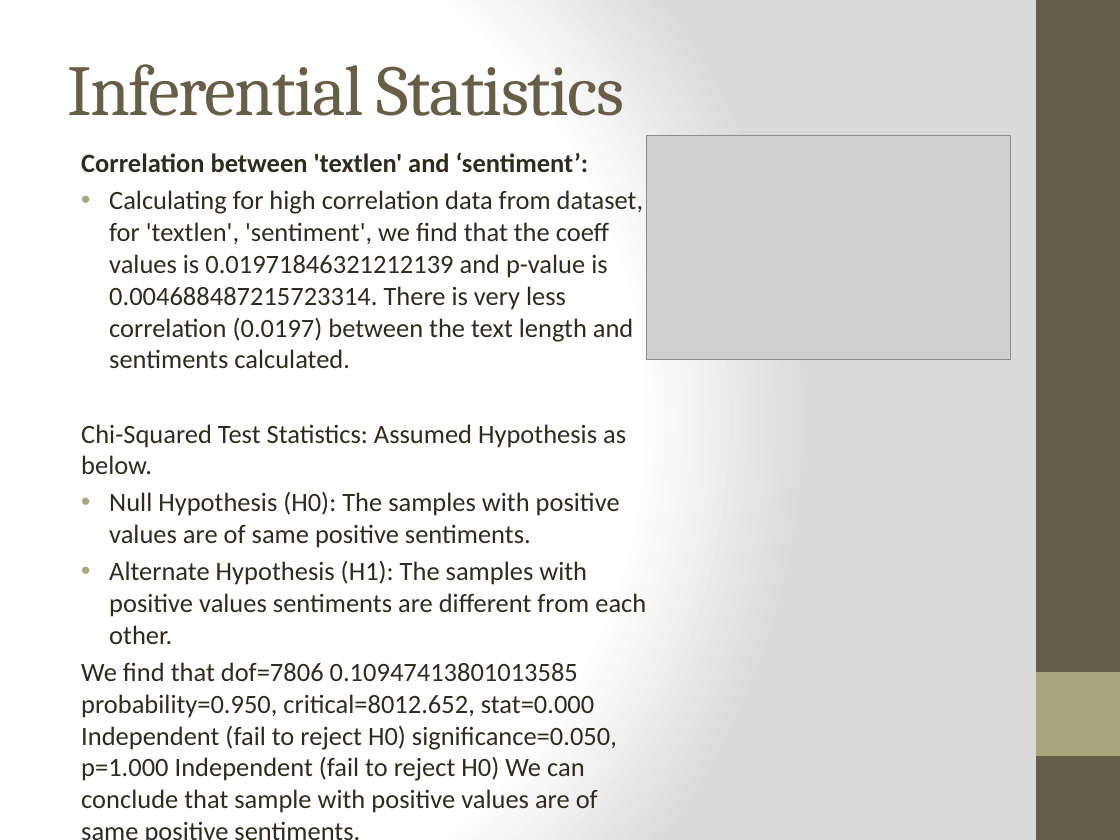
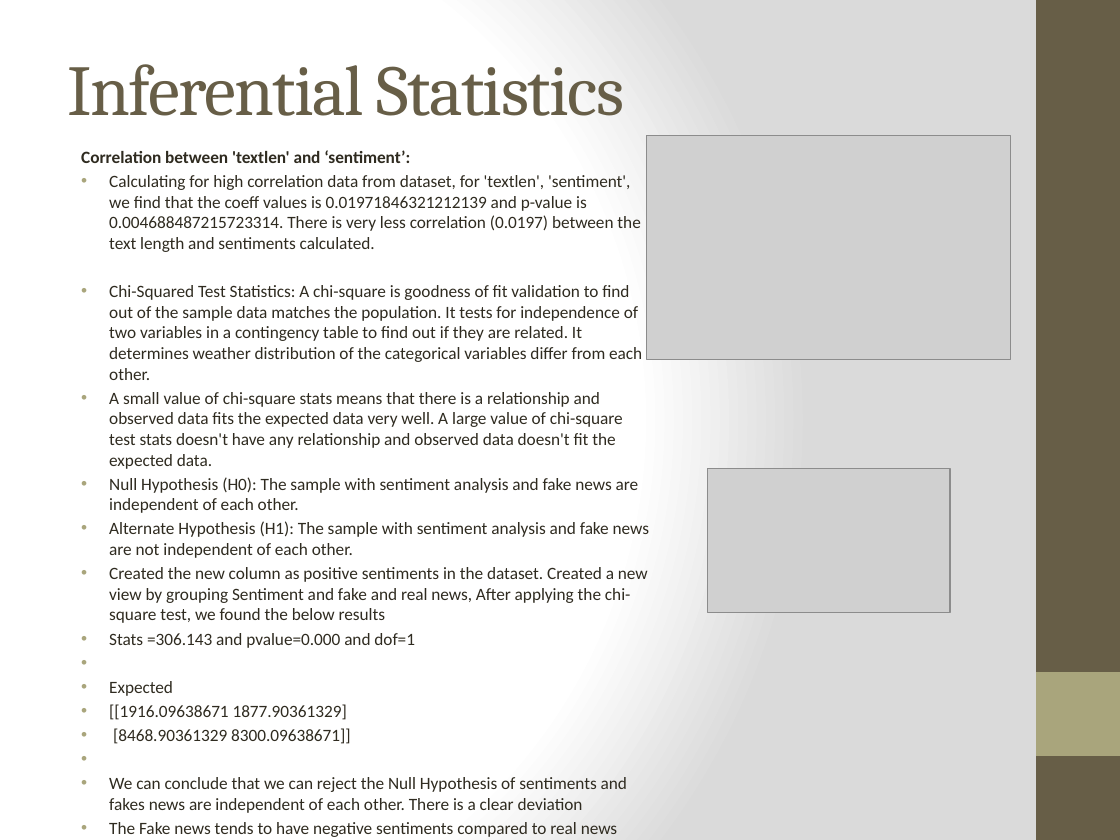
Before and after one commit to arijitsinha80/Springboard_CapstoneProject2, a slide deck: slide 10 of Capstone Project 2_Final.pptx. Drawn at 1120x840 pixels with LibreOffice and Linux fonts; fonts in the diff are those of the drawing; grey boxes stand for pictures. Boxes give left, top, right and bottom in pixels: in the first picture for what was removed or moved away, otherwise in the second. Text is boxed around its words. In the diff, an @@ line names an element or a change of style, - is before the commit and + after.

```diff
--- a/Capstone Project 2_Final.pptx
+++ b/Capstone Project 2_Final.pptx
@@ text at (81, 150, 640, 252): size 17.1 to 11.1 pt in "Correlation between 'textlen' and ‘sentiment’:", "Calculating for high correlation data from dataset, ..."; less space between paragraphs @@
@@ text at (109, 285, 649, 837): text changed; size 17.1 to 11.1 pt @@
-Chi-Squared Test Statistics: Assumed Hypothesis as below.
-• Null Hypothesis (H0): The samples with positive values are of same positive sentiments.
-• Alternate Hypothesis (H1): The samples with positive values sentiments are different from each other.
-We find that dof=7806 0.10947413801013585 probability=0.950, critical=8012.652, stat=0.000 Independent (fail to reject H0) significance=0.050, p=1.000 Independent (fail to reject H0) We can conclude that sample with positive values are of same positive sentiments.
+• Chi-Squared Test Statistics: A chi-square is goodness of fit validation to find out of the sample data matches the population. It tests for independence of two variables in a contingency table to find out if they are related. It determines weather distribution of the categorical variables differ from each other.
+• A small value of chi-square stats means that there is a relationship and observed data fits the expected data very well. A large value of chi-square test stats doesn't have any relationship and observed data doesn't fit the expected data.
+• Null Hypothesis (H0): The sample with sentiment analysis and fake news are independent of each other.
+• Alternate Hypothesis (H1): The sample with sentiment analysis and fake news are not independent of each other.
+• Created the new column as positive sentiments in the dataset. Created a new view by grouping Sentiment and fake and real news, After applying the chi-square test, we found the below results
+• Stats =306.143 and pvalue=0.000 and dof=1
+• Expected
+• [[1916.09638671 1877.90361329]
+• [8468.90361329 8300.09638671]]
+• We can conclude that we can reject the Null Hypothesis of sentiments and fakes news are independent of each other. There is a clear deviation
+• The Fake news tends to have negative sentiments compared to real news which has most of positive sentiments.
@@ picture added at (708, 468, 950, 613) @@
```
Also in this commit, not shown: 1 other slide changed, 2 other files.
